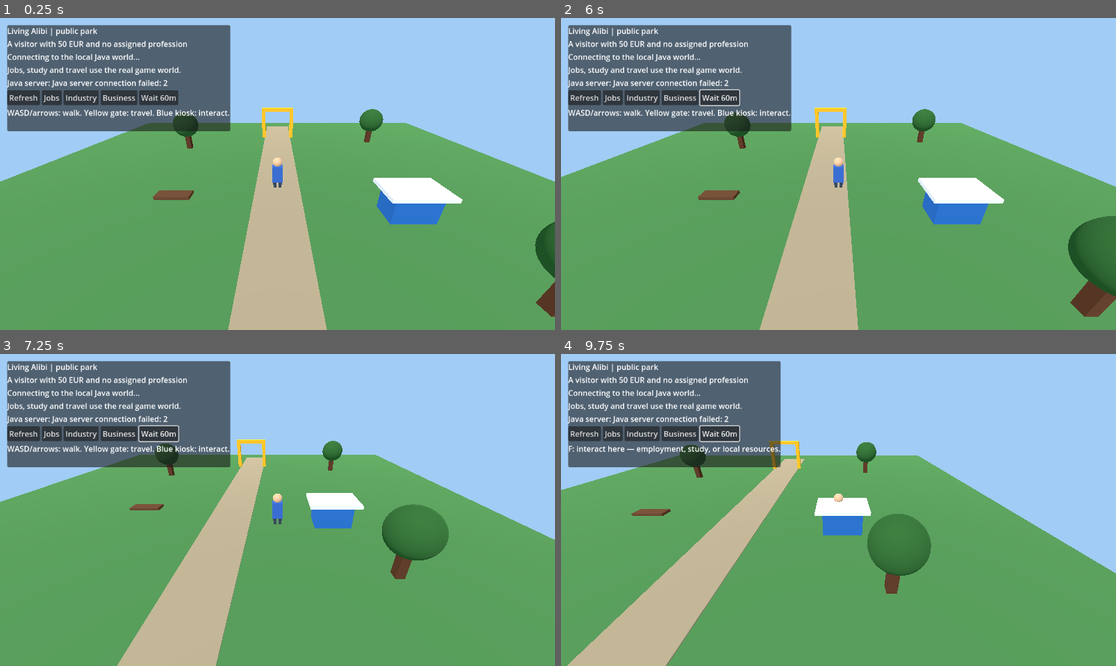
Above: before the commit, frames 1-4 (two rows, left to right).
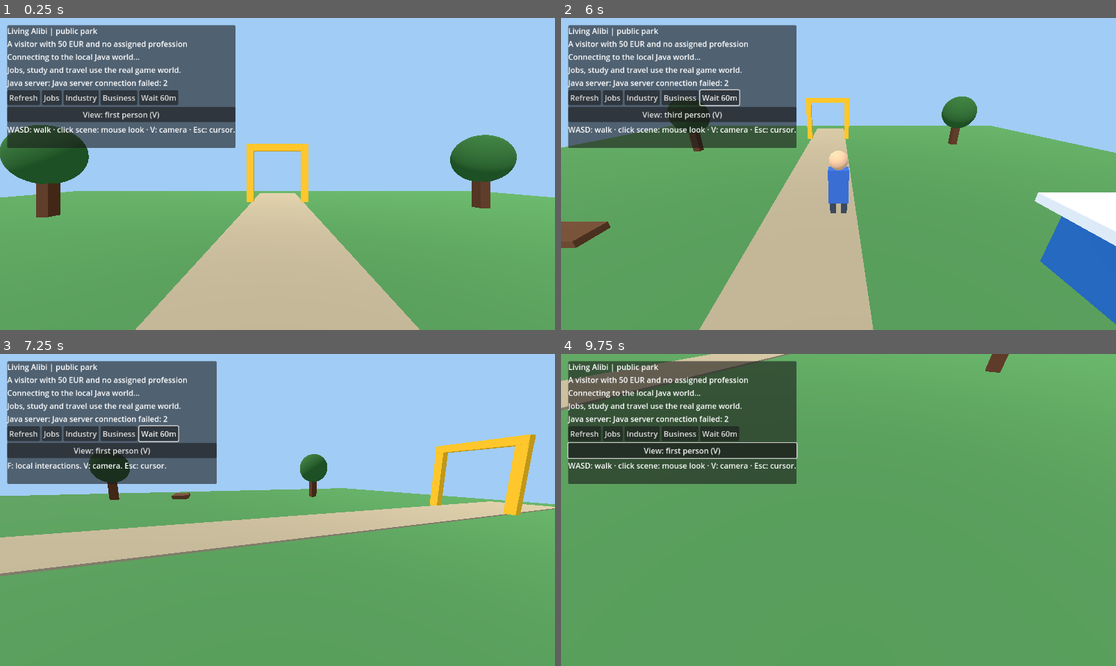
Above: after the commit, the same moments.

Repository: holovin777/living-alibi
Game: Godot game, scene res://scenes/park.tscn
The game is run twice, just before and just after one commit, with the same random seed, the same clock (stepped at 60 frames per second) and the same inputs.
Inputs (mouse positions are in pixels of both pictures, inside the frame that each line leads up to):
- Up to frame 1 (0.25 s): no input
- Up to frame 2 (6 s): click (683, 114) at 0.5 s, where only the run after the commit has a clickable "View: first person (V)"; click (683, 114) at 1.25 s, where only the run after the commit has a clickable "View: third person (V)"; click "Refresh" at 2 s; click "Jobs" at 2.75 s; click "Industry" at 3.5 s; click "Business" at 4.25 s; click "Wait 60m" at 5 s; tap Enter at 5.75 s; move the mouse to (960, 158) at 5.77 s; hold D from 5.78 s (still down); tap V at 5.85 s; click (960, 158) at 5.92 s
- Up to frame 3 (7.25 s): tap E at 6.05, 6.6 s; move the mouse to (166, 525) at 6.52 s; release D at 6.53 s; hold S from 6.53 s (still down); click (166, 525) at 6.67 s; tap V at 6.8 s
- Up to frame 4 (9.75 s): release S at 7.25 s; click (672, 450) at 7.25 s, where only the run after the commit has a clickable "View: first person (V)"; click (672, 450) at 8 s, where only the run after the commit has a clickable "View: third person (V)"; tap Space at 8.75 s; move the mouse to (894, 441) at 8.77 s; hold D 8.78-9.53 s; tap V at 8.85 s; click (894, 441) at 8.92 s; tap E at 9.05, 9.6 s; move the mouse to (810, 572) at 9.52 s; hold W from 9.53 s (still down); click (810, 572) at 9.67 s

The runs differ from the first frame. In frame 1, 32% of the frame differs, in the area x 0-100%, y 2-100%; in frame 2, 21%; in frame 3, 28%; in frame 4, 51%, in the area x 0-100%, y 0-100%.

Commit message:
feat(godot): first-person camera with optional third-person view and mouse look

Diff:
--- a/godot/scripts/ParkDemo.gd
+++ b/godot/scripts/ParkDemo.gd
@@ -1,11 +1,20 @@
 extends Node3D
 ## Living Alibi vertical slice: move around a local public scene; travel and
 ## careers are validated by the real Java/Spring server, never by a fake client wallet.
-## WASD/arrow keys: walk. E: town travel gate. F: local interaction kiosk.
+## WASD/arrow keys: walk relative to the camera. Click the world for mouse look.
+## V: first/third person. Escape: release mouse. E: gate. F: local kiosk.
 
 const GATE_POSITION := Vector3(0.0, 0.0, -12.0)
 const KIOSK_POSITION := Vector3(7.0, 0.0, 3.0)
 const INTERACTION_RADIUS := 3.5
+const WALK_SPEED := 4.5
+const MOUSE_SENSITIVITY := 0.0025
+const EYE_HEIGHT := 1.65
+
+# Local presentation only: true movement between districts is Java-authorized.
+var _first_person := true
+var _view_yaw := 0.0
+var _view_pitch := 0.0
 
 var _avatar: Node3D
 var _camera: Camera3D
@@ -28,6 +37,7 @@
 var _needs: Label
 var _message: Label
 var _hint: Label
+var _view_button: Button
 var _jobs: Label
 var _travel_panel: PanelContainer
 var _travel_choices: GridContainer
@@ -55,16 +65,20 @@
 
 func _process(delta: float) -> void:
     var direction := Vector3.ZERO
-    if Input.is_key_pressed(KEY_W) or Input.is_key_pressed(KEY_UP):
-        direction.z -= 1.0
-    if Input.is_key_pressed(KEY_S) or Input.is_key_pressed(KEY_DOWN):
-        direction.z += 1.0
-    if Input.is_key_pressed(KEY_A) or Input.is_key_pressed(KEY_LEFT):
-        direction.x -= 1.0
-    if Input.is_key_pressed(KEY_D) or Input.is_key_pressed(KEY_RIGHT):
-        direction.x += 1.0
+    # Do not move away from an open clickable interaction menu.
+    if not _travel_panel.visible and not _action_panel.visible:
+        if Input.is_key_pressed(KEY_W) or Input.is_key_pressed(KEY_UP):
+            direction.z -= 1.0
+        if Input.is_key_pressed(KEY_S) or Input.is_key_pressed(KEY_DOWN):
+            direction.z += 1.0
+        if Input.is_key_pressed(KEY_A) or Input.is_key_pressed(KEY_LEFT):
+            direction.x -= 1.0
+        if Input.is_key_pressed(KEY_D) or Input.is_key_pressed(KEY_RIGHT):
+            direction.x += 1.0
     if direction.length_squared() > 0.0:
-        _avatar.position += direction.normalized() * delta * 4.5
+        # The Java world controls district transitions; this is local preview walking.
+        var relative_motion := Basis(Vector3.UP, _view_yaw) * direction.normalized()
+        _avatar.position += relative_motion * delta * WALK_SPEED
         _avatar.position.x = clampf(_avatar.position.x, -17.0, 17.0)
         _avatar.position.z = clampf(_avatar.position.z, -17.0, 17.0)
         _follow_player()
@@ -74,15 +88,33 @@
     if not _near_kiosk():
         _action_panel.visible = false
     if _near_gate():
-        _hint.text = "E: town travel gate — journeys consume real game time."
+        _hint.text = "E: travel gate (game time). V: camera. Esc: cursor."
     elif _near_kiosk():
-        _hint.text = "F: interact here — employment, study, or local resources."
+        _hint.text = "F: local interactions. V: camera. Esc: cursor."
     else:
-        _hint.text = "WASD/arrows: walk. Yellow gate: travel. Blue kiosk: interact."
+        _hint.text = "WASD: walk · click scene: mouse look · V: camera · Esc: cursor."
+
+func _unhandled_input(event: InputEvent) -> void:
+    if event is InputEventMouseMotion and Input.mouse_mode == Input.MOUSE_MODE_CAPTURED:
+        _view_yaw -= event.relative.x * MOUSE_SENSITIVITY
+        _view_pitch = clampf(_view_pitch - event.relative.y * MOUSE_SENSITIVITY, -1.15, 1.15)
+        _follow_player()
+    elif event is InputEventMouseButton and event.button_index == MOUSE_BUTTON_LEFT and event.pressed:
+        # UI consumes its own clicks before they reach this handler.
+        if not _travel_panel.visible and not _action_panel.visible:
+            Input.set_mouse_mode(Input.MOUSE_MODE_CAPTURED)
 
 func _unhandled_key_input(event: InputEvent) -> void:
     if event is InputEventKey and event.pressed and not event.echo:
-        if event.keycode == KEY_E and _near_gate():
+        if event.keycode == KEY_ESCAPE:
+            Input.set_mouse_mode(Input.MOUSE_MODE_VISIBLE)
+            _travel_panel.visible = false
+            _action_panel.visible = false
+            get_viewport().set_input_as_handled()
+        elif event.keycode == KEY_V:
+            _toggle_view_mode()
+            get_viewport().set_input_as_handled()
+        elif event.keycode == KEY_E and _near_gate():
             _toggle_travel()
             get_viewport().set_input_as_handled()
         elif event.keycode == KEY_F and _near_kiosk():
@@ -95,9 +127,22 @@
 func _near_kiosk() -> bool:
     return _avatar.position.distance_to(KIOSK_POSITION) < INTERACTION_RADIUS
 
+func _toggle_view_mode() -> void:
+    _first_person = not _first_person
+    _view_button.text = "View: first person (V)" if _first_person else "View: third person (V)"
+    _follow_player()
+
 func _follow_player() -> void:
-    _camera.position = _avatar.position + Vector3(0.0, 7.0, 12.0)
-    _camera.look_at(_avatar.position + Vector3(0.0, 1.0, 0.0))
+    # Hide the mesh at eye height to prevent looking through your own head.
+    _avatar.visible = not _first_person
+    if _first_person:
+        _camera.position = _avatar.position + Vector3(0.0, EYE_HEIGHT, 0.0)
+        _camera.rotation = Vector3(_view_pitch, _view_yaw, 0.0)
+    else:
+        var orbit := Basis(Vector3.UP, _view_yaw) * Vector3(
+                0.0, 3.8 - _view_pitch * 2.5, 6.0)
+        _camera.position = _avatar.position + orbit
+        _camera.look_at(_avatar.position + Vector3(0.0, 1.4, 0.0))
 
 func _build_world() -> void:
     _environment = Environment.new()
@@ -307,8 +352,10 @@
     buttons.add_child(_button("Industry", _view_industry))
     buttons.add_child(_button("Business", _view_business))
     buttons.add_child(_button("Wait 60m", _wait_one_hour))
+    _view_button = _button("View: first person (V)", _toggle_view_mode)
+    column.add_child(_view_button)
     _hint = Label.new()
-    _hint.text = "WASD/arrow keys to walk; E at gate; F at kiosk."
+    _hint.text = "WASD: walk · click scene: mouse look · V: camera · Esc: cursor."
     column.add_child(_hint)
     _jobs = Label.new()
     _jobs.autowrap_mode = TextServer.AUTOWRAP_WORD_SMART
@@ -361,6 +408,7 @@
     _action_panel.visible = false
     _travel_panel.visible = not _travel_panel.visible
     if _travel_panel.visible:
+        Input.set_mouse_mode(Input.MOUSE_MODE_VISIBLE)
         _render_destinations()
         if not _api.is_busy():
             _api.list_locations()
@@ -389,6 +437,7 @@
     _travel_panel.visible = false
     _action_panel.visible = not _action_panel.visible
     if _action_panel.visible:
+        Input.set_mouse_mode(Input.MOUSE_MODE_VISIBLE)
         _render_actions()
         if _current_place == "WORKSHOP" and not _api.is_busy():
             _api.view_business()
